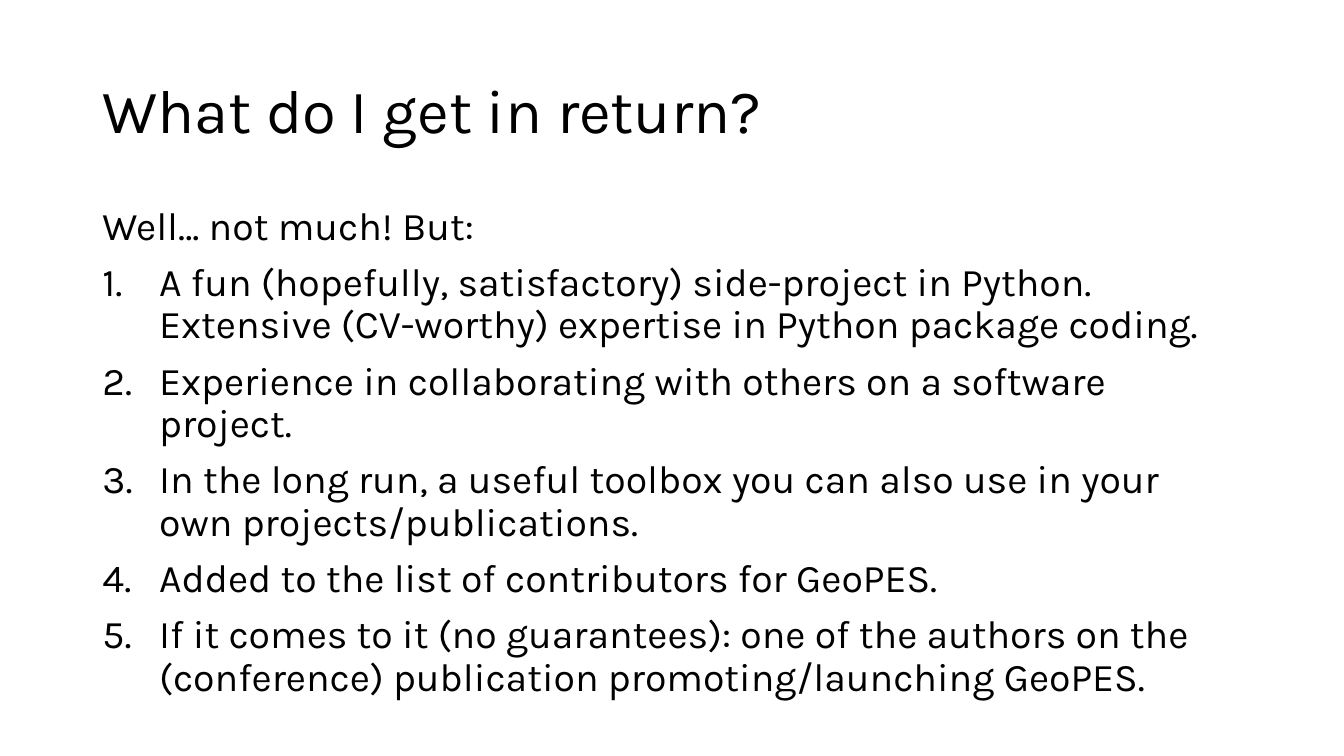
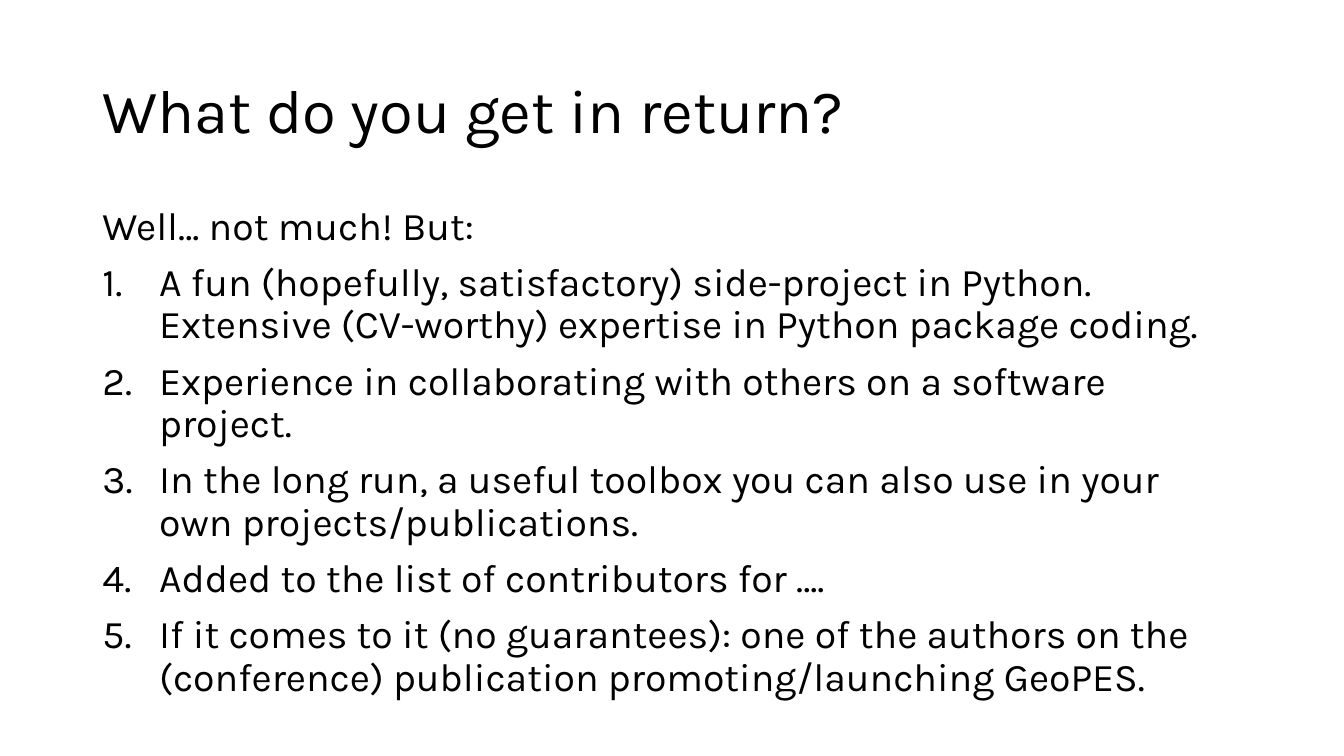
Before and after one commit to bwolleswinkel/geopes, a slide deck: slide 13 of presentation.pptx. Drawn at 1344x756 pixels with LibreOffice and Linux fonts; fonts in the diff are those of the drawing. Boxes give left, top, right and bottom in pixels: in the first picture for what was removed or moved away, otherwise in the second. Text is boxed around its words. In the diff, an @@ line names an element or a change of style, - is before the commit and + after.

```diff
--- a/presentation.pptx
+++ b/presentation.pptx
@@ title at <box>102,90,843,148</box>: text changed @@
-What do I get in return?
+What do you get in return?
@@ text at <box>159,565,787,593</box>: text changed @@
-4. Added to the list of contributors for GeoPES.
+4. Added to the list of contributors for ….
```
Also in this commit, not shown: 1 other slide changed, 2 other files.
